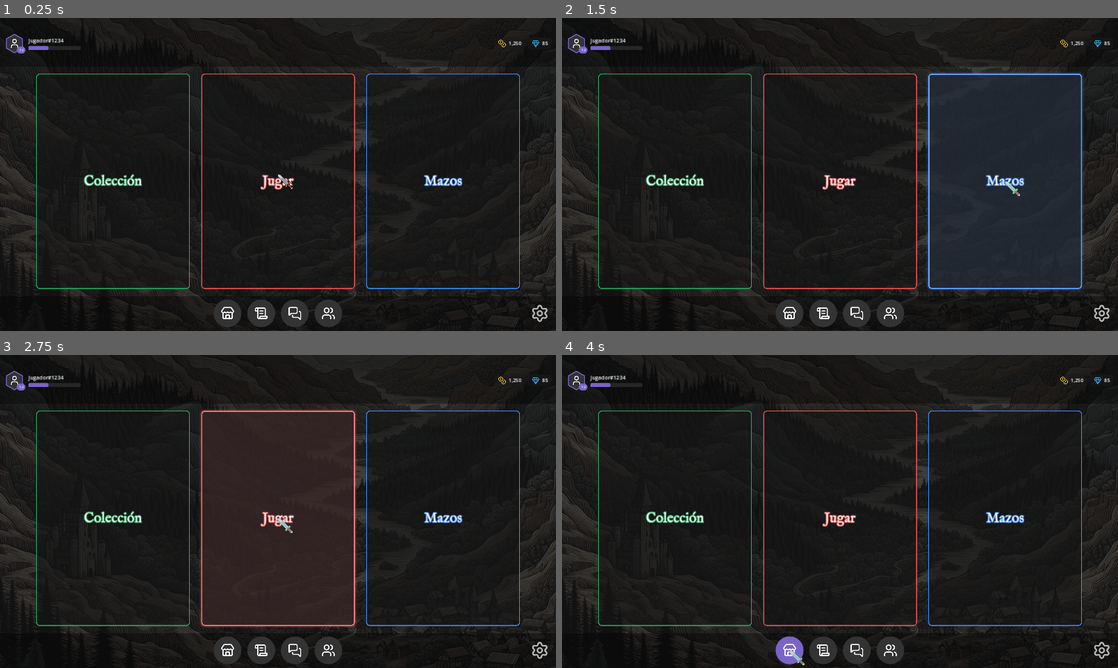
Above: before the commit, frames 1-4 (two rows, left to right).
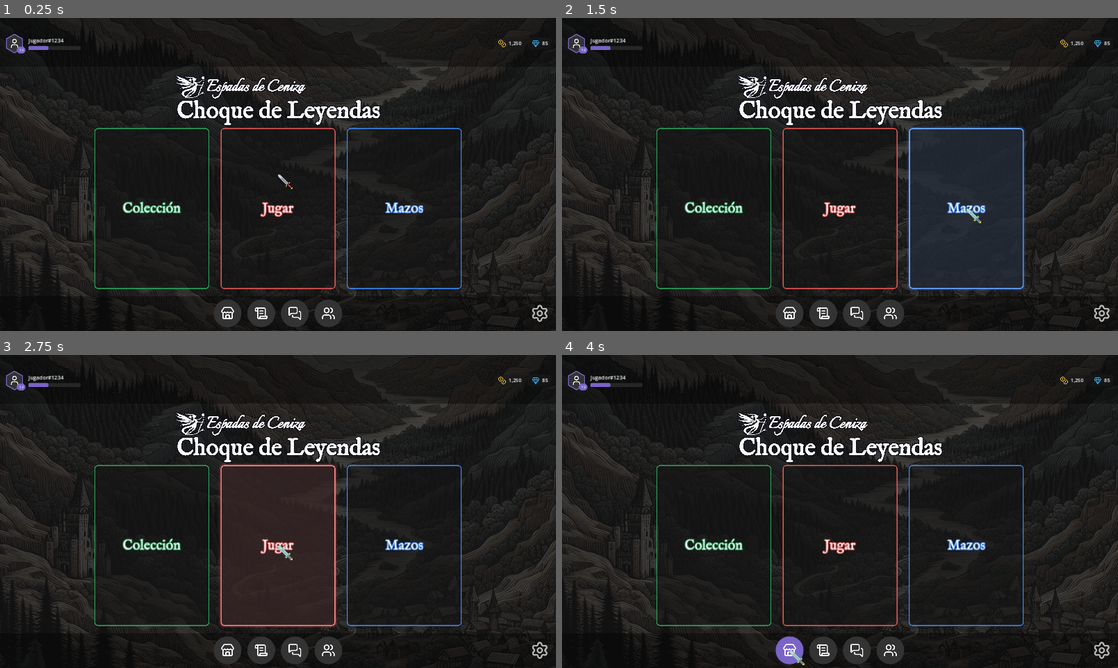
Above: after the commit, the same moments.

Repository: Bildurre/choque_de_leyendas_vg
Game: Godot game, scene res://screens/main_menu/main_menu_desktop.tscn
Same seed, same stepped clock (60 frames per second), same inputs: the game is played once before the commit and once after it.
Inputs (mouse positions are in pixels of both pictures, inside the frame that each line leads up to):
- Up to frame 1 (0.25 s): no input
- Up to frame 2 (1.5 s): click "Colección" at 0.5 s; click "Mazos" at 1.25 s
- Up to frame 3 (2.75 s): click "Jugar" at 2 s
- Up to frame 4 (4 s): click "Jugar" at 2.75 s; click (789, 649) at 3.5 s

The runs differ from the first frame. In frame 1, 4.8% of the frame differs, in the area x 6-94%, y 17-87%; in frame 2, 9.7%, in the area x 6-94%, y 17-88%; in frame 3, 8.0%; in frame 4, 4.8%.

Commit message:
Add game logo above menu cards with outline shader
- MiddleSection restructured: VBoxContainer with LogoContainer (1/4
  height) + CardRow (3/4 height), reducing button size at 1920px
- Logo uses logo_full_es_light.svg (white on dark background)
- New outline.gdshader adds stroke effect around logo edges
- Removed unused MaxWidthContainer approach

https://claude.ai/code/session_0176j4sJi8nNgewyZfevnuDY

Diff:
--- a/screens/main_menu/main_menu_desktop.tscn
+++ b/screens/main_menu/main_menu_desktop.tscn
@@ -14,6 +14,8 @@
 [ext_resource type="Texture2D" path="res://assets/icons/placeholder/coins.svg" id="12_coins"]
 [ext_resource type="Texture2D" path="res://assets/icons/placeholder/gem.svg" id="13_gem"]
 [ext_resource type="Script" path="res://ui/components/buttons/menu_card_button.gd" id="14_mcb"]
+[ext_resource type="Texture2D" path="res://assets/logos/logo_full_es_light.svg" id="15_logo"]
+[ext_resource type="Shader" path="res://ui/shaders/outline.gdshader" id="16_oshader"]
 
 [sub_resource type="StyleBoxFlat" id="StyleBoxFlat_currbox"]
 bg_color = Color(0.1, 0.1, 0.1, 0.6)
@@ -58,6 +60,11 @@
 content_margin_right = 5.0
 content_margin_bottom = 2.0
 
+[sub_resource type="ShaderMaterial" id="ShaderMaterial_outline"]
+shader = ExtResource("16_oshader")
+shader_parameter/outline_color = Color(0.05, 0.05, 0.1, 0.9)
+shader_parameter/outline_width = 2.0
+
 [node name="MainMenu" type="Control"]
 layout_mode = 3
 anchors_preset = 15
@@ -231,12 +238,34 @@
 theme_override_constants/margin_top = 20
 theme_override_constants/margin_bottom = 20
 
-[node name="CardRow" type="HBoxContainer" parent="Layout/MiddleSection"]
-layout_mode = 2
+[node name="ContentColumn" type="VBoxContainer" parent="Layout/MiddleSection"]
+layout_mode = 2
+
+[node name="LogoContainer" type="Control" parent="Layout/MiddleSection/ContentColumn"]
+layout_mode = 2
+size_flags_vertical = 3
+size_flags_stretch_ratio = 0.25
+
+[node name="Logo" type="TextureRect" parent="Layout/MiddleSection/ContentColumn/LogoContainer"]
+layout_mode = 1
+anchors_preset = 15
+anchor_right = 1.0
+anchor_bottom = 1.0
+grow_horizontal = 2
+grow_vertical = 2
+texture = ExtResource("15_logo")
+expand_mode = 1
+stretch_mode = 5
+material = SubResource("ShaderMaterial_outline")
+
+[node name="CardRow" type="HBoxContainer" parent="Layout/MiddleSection/ContentColumn"]
+layout_mode = 2
+size_flags_vertical = 3
+size_flags_stretch_ratio = 0.75
 alignment = 1
 theme_override_constants/separation = 40
 
-[node name="CollectionButton" type="Button" parent="Layout/MiddleSection/CardRow"]
+[node name="CollectionButton" type="Button" parent="Layout/MiddleSection/ContentColumn/CardRow"]
 unique_name_in_owner = true
 layout_mode = 2
 size_flags_vertical = 3
@@ -244,7 +273,7 @@
 script = ExtResource("14_mcb")
 accent_color = Color(0.161, 0.671, 0.373, 1)
 
-[node name="PlayButton" type="Button" parent="Layout/MiddleSection/CardRow"]
+[node name="PlayButton" type="Button" parent="Layout/MiddleSection/ContentColumn/CardRow"]
 unique_name_in_owner = true
 layout_mode = 2
 size_flags_vertical = 3
@@ -252,7 +281,7 @@
 script = ExtResource("14_mcb")
 accent_color = Color(0.945, 0.349, 0.349, 1)
 
-[node name="DecksButton" type="Button" parent="Layout/MiddleSection/CardRow"]
+[node name="DecksButton" type="Button" parent="Layout/MiddleSection/ContentColumn/CardRow"]
 unique_name_in_owner = true
 layout_mode = 2
 size_flags_vertical = 3
--- /dev/null
+++ b/ui/shaders/outline.gdshader
@@ -0,0 +1,22 @@
+shader_type canvas_item;
+
+uniform vec4 outline_color : source_color = vec4(0.05, 0.05, 0.1, 0.9);
+uniform float outline_width : hint_range(0.0, 10.0) = 2.0;
+
+void fragment() {
+	vec4 col = texture(TEXTURE, UV);
+	if (col.a < 0.5) {
+		vec2 ps = TEXTURE_PIXEL_SIZE * outline_width;
+		float a = 0.0;
+		a = max(a, texture(TEXTURE, UV + vec2(-ps.x, 0)).a);
+		a = max(a, texture(TEXTURE, UV + vec2(ps.x, 0)).a);
+		a = max(a, texture(TEXTURE, UV + vec2(0, -ps.y)).a);
+		a = max(a, texture(TEXTURE, UV + vec2(0, ps.y)).a);
+		a = max(a, texture(TEXTURE, UV + vec2(-ps.x, -ps.y)).a);
+		a = max(a, texture(TEXTURE, UV + vec2(ps.x, -ps.y)).a);
+		a = max(a, texture(TEXTURE, UV + vec2(-ps.x, ps.y)).a);
+		a = max(a, texture(TEXTURE, UV + vec2(ps.x, ps.y)).a);
+		col = vec4(outline_color.rgb, a * outline_color.a);
+	}
+	COLOR = col;
+}
Not shown: 1 places in screens/main_menu/main_menu_desktop.tscn that only renumber resources
